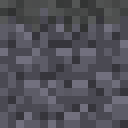
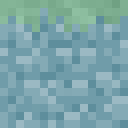
Comparing the layer stacks of the two (128, 128) images. Changes:
hid "Layer 2 copy" over [0, 0, 128, 32]
showed "Layer 2" over [0, 0, 128, 32]
